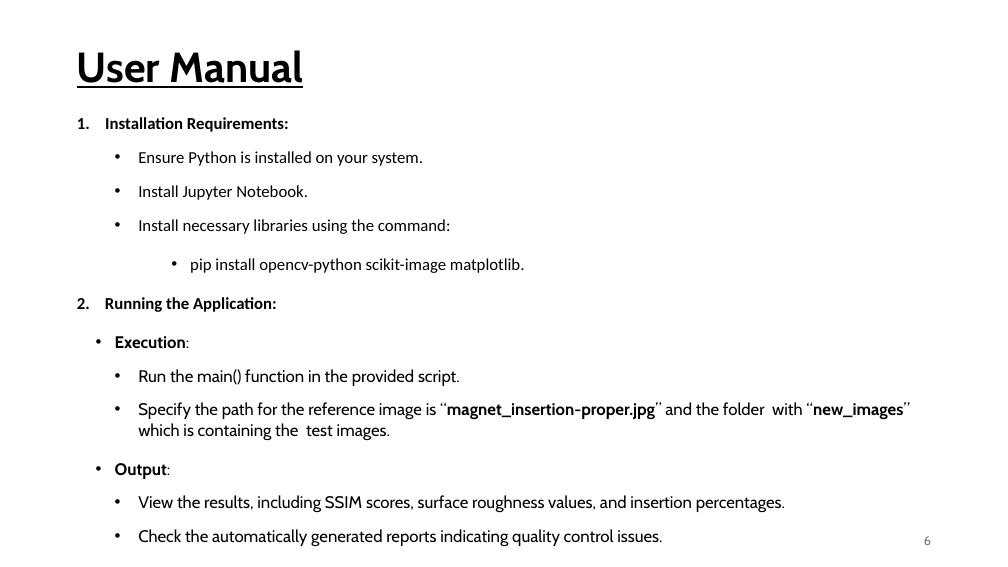
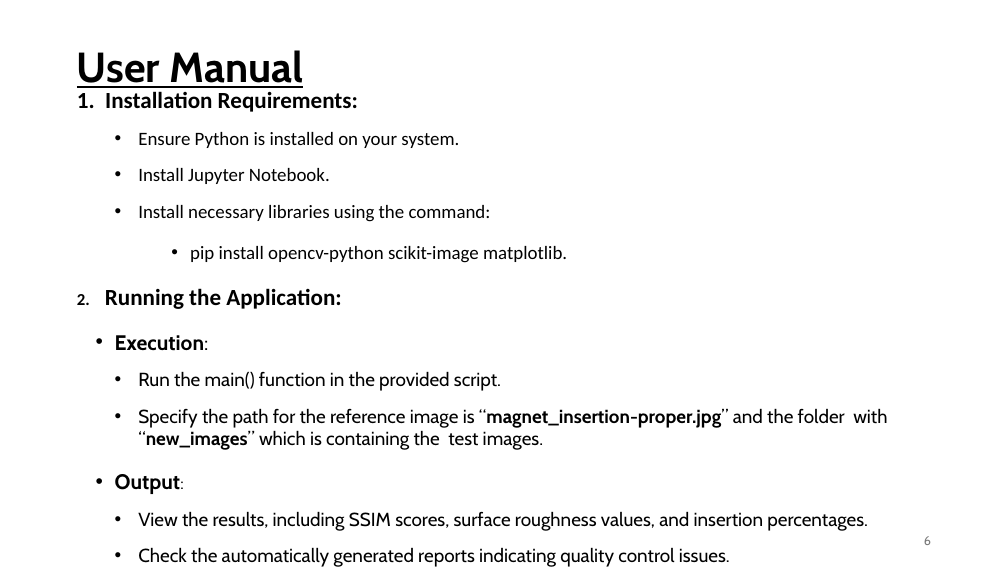
Before and after one commit to arpankumar2520/IDEAS_TIH_Project, a slide deck: slide 6 of MOTOR ASSEMBLY MONITORING THROUGH IMAGE ANALYSIS.pptx. Drawn at 1008x567 pixels with LibreOffice and Linux fonts; fonts in the diff are those of the drawing; background and template pictures are left out. Boxes give left, top, right and bottom in pixels: in the first picture for what was removed or moved away, otherwise in the second. Text is boxed around its words. In the diff, an @@ line names an element or a change of style, - is before the commit and + after.

```diff
--- a/MOTOR ASSEMBLY MONITORING THROUGH IMAGE ANALYSIS.pptx
+++ b/MOTOR ASSEMBLY MONITORING THROUGH IMAGE ANALYSIS.pptx
@@ text "Installation Requirements:" moved from (x1=77, y1=117, x2=909, y2=546) to (x1=77, y1=91, x2=887, y2=567) @@
@@ text "Installation Requirements:" at (x1=77, y1=91, x2=887, y2=567): size 16 to 22 pt in "Installation Requirements:", "Running the Application:"; size 16 to 18 pt in "Ensure Python is installed on your system.", "Install Jupyter Notebook.", "Install necessary libraries using the command:", "pip install opencv-python scikit-image matplotlib." and 4 more places; size 16 to 20 pt in "Execution:", "Output:" @@
```
Also in this commit, not shown: 14 other slides changed, 1 slide added, 1 slide removed, 3 other files.
